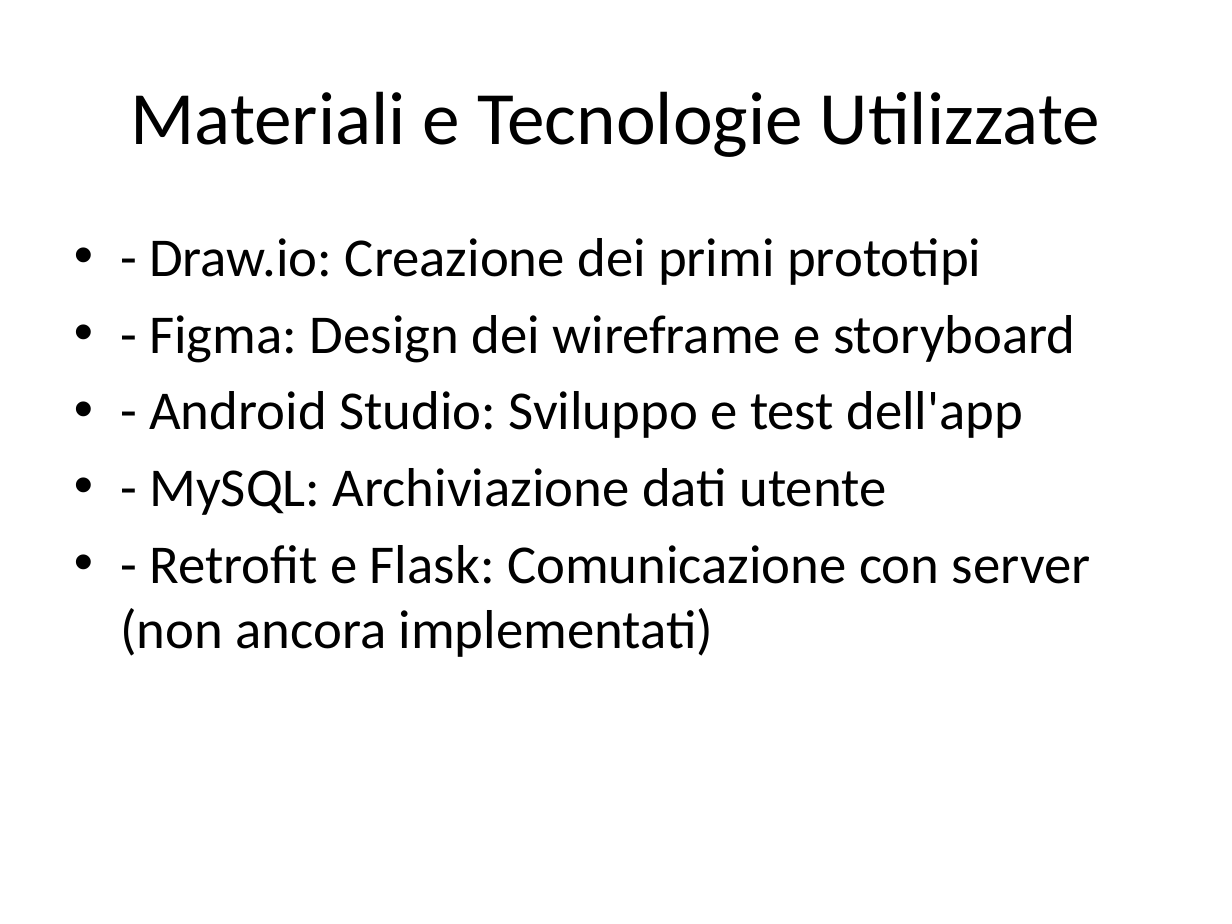
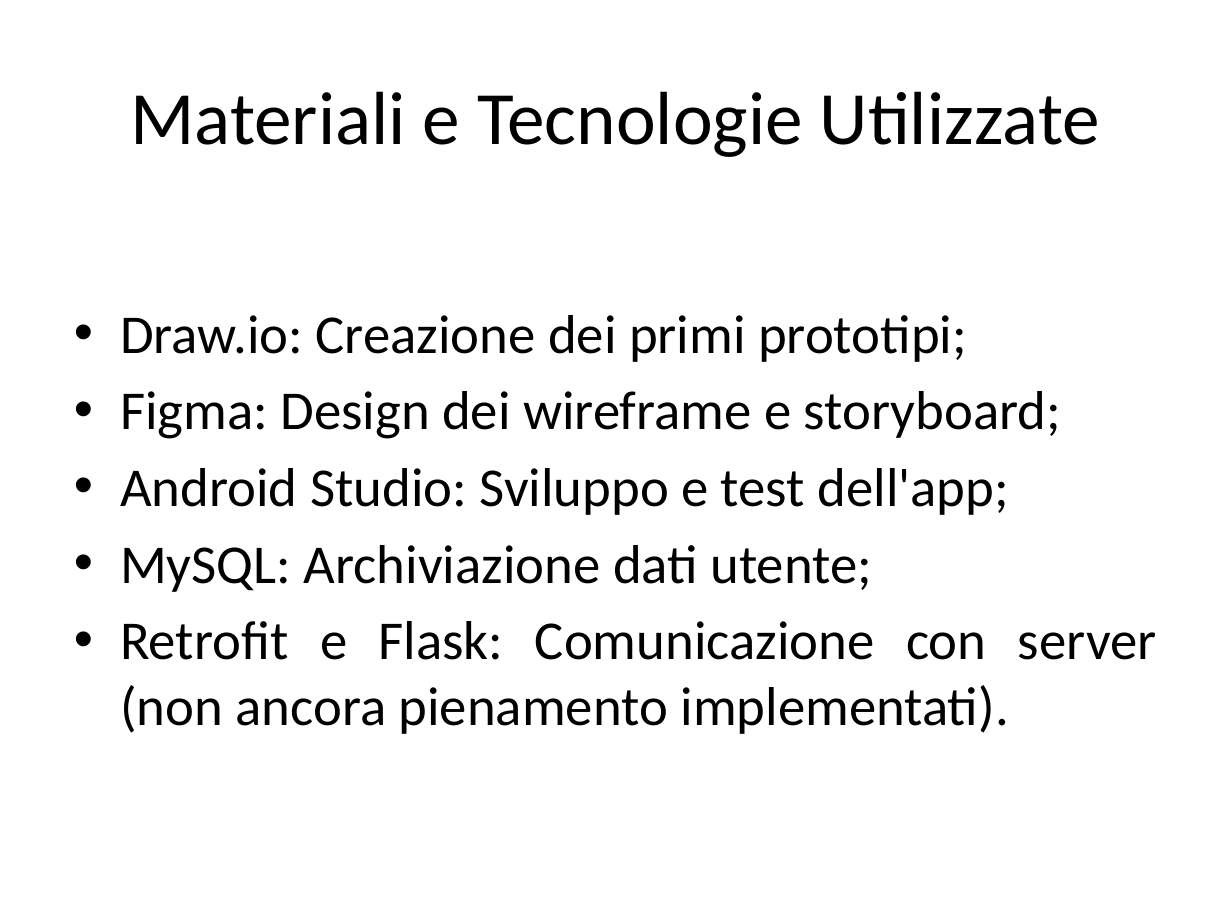
Before and after one commit to matt2005fiore/fit-progression, a slide deck: slide 5 of Tesina&Relazione/Tesina_Presentazione.pptx. Drawn at 1232x924 pixels with LibreOffice and Linux fonts; fonts in the diff are those of the drawing. Boxes give left, top, right and bottom in pixels: in the first picture for what was removed or moved away, otherwise in the second. Text is boxed around its words. In the diff, an @@ line names an element or a change of style, - is before the commit and + after.

```diff
--- a/Tesina&Relazione/Tesina_Presentazione.pptx
+++ b/Tesina&Relazione/Tesina_Presentazione.pptx
@@ text at [120,315,1157,734]: text changed @@
-• - Draw.io: Creazione dei primi prototipi
-• - Figma: Design dei wireframe e storyboard
-• - Android Studio: Sviluppo e test dell'app
-• - MySQL: Archiviazione dati utente
-• - Retrofit e Flask: Comunicazione con server (non ancora implementati)
+• Draw.io: Creazione dei primi prototipi;
+• Figma: Design dei wireframe e storyboard;
+• Android Studio: Sviluppo e test dell'app;
+• MySQL: Archiviazione dati utente;
+• Retrofit e Flask: Comunicazione con server (non ancora pienamento implementati).
```
Also in this commit, not shown: 7 other slides changed, 2 slides added.
